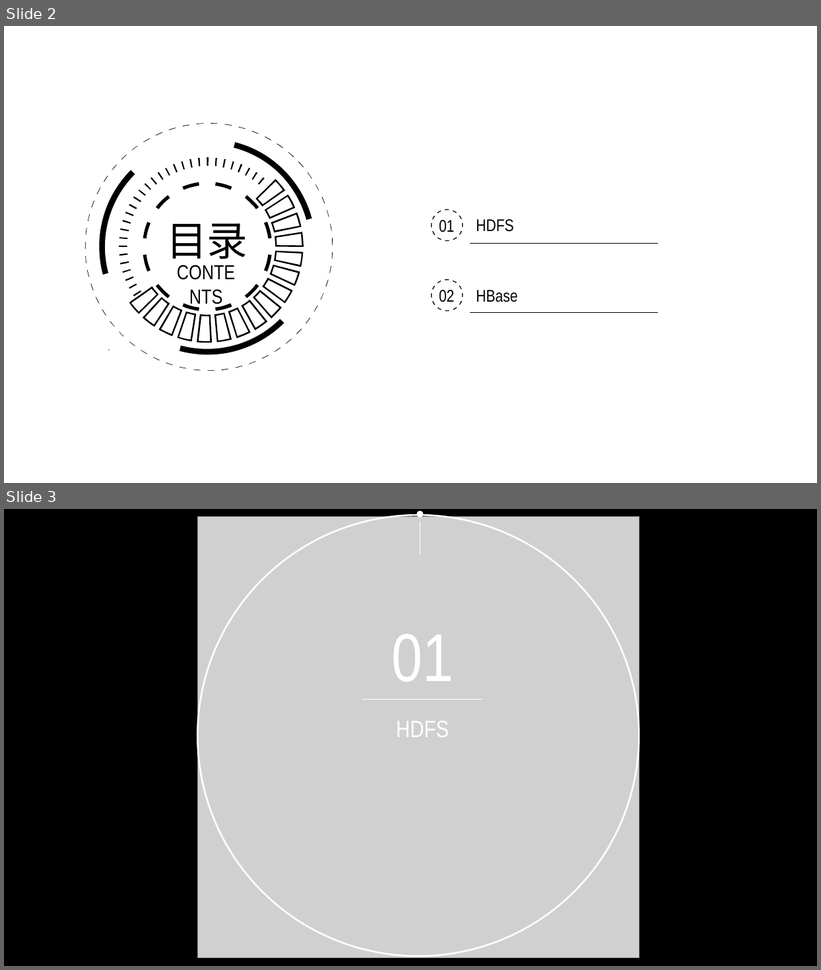
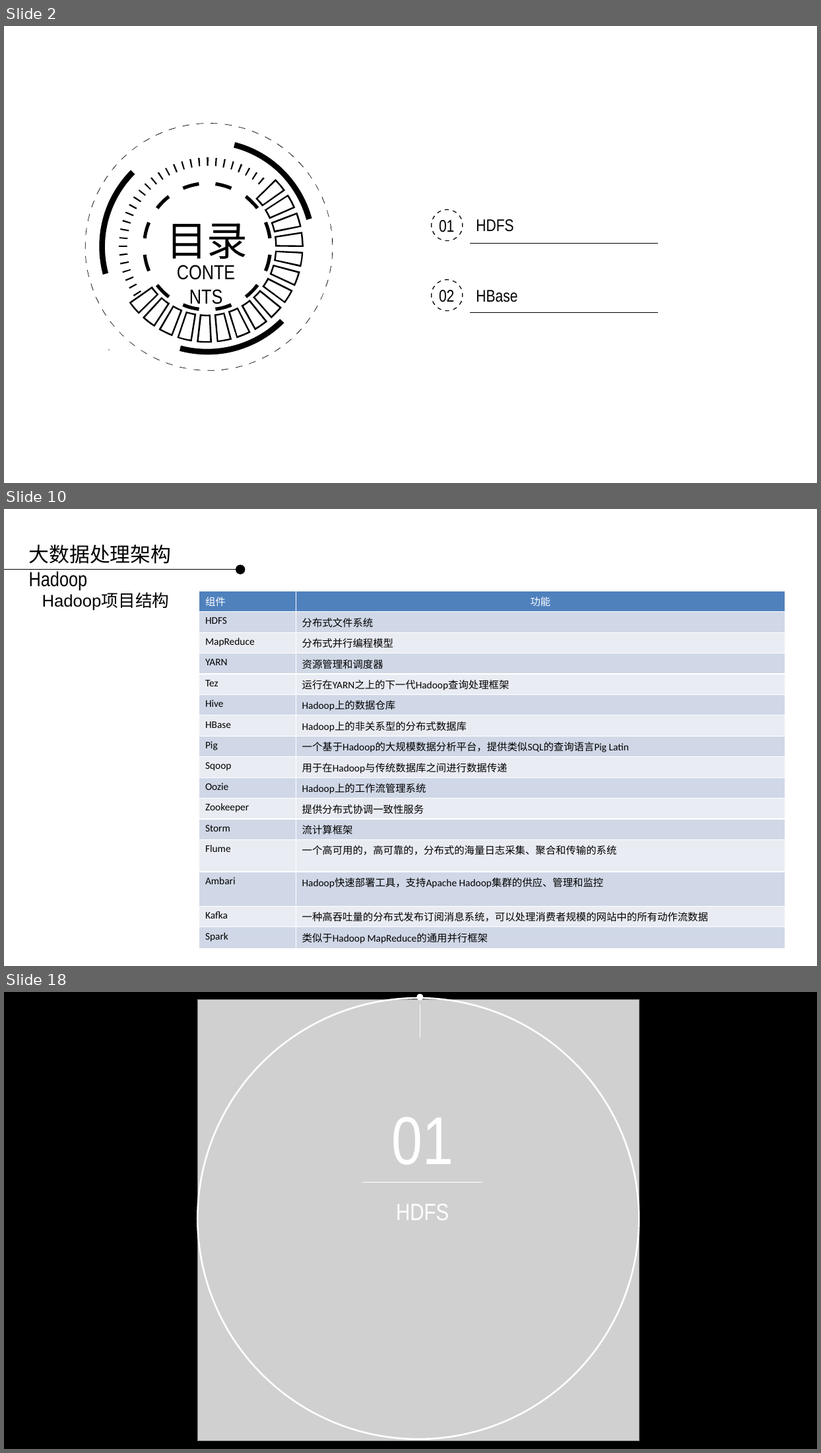
Before and after one commit to applepip/Big_Data, a slide deck: 数据采集系统-清华王宇新/数据采集系统 - 数据存储 第四讲.pptx. Shown one above the other, each under a label of ours: slides 2 and 3 before the commit, slides 2, 10 and 18 after it; the slides between them are not shown. The pictures are 821x970 and 821x1453 pixels, drawn with LibreOffice and Linux fonts; fonts in the diff are those of the drawing; grey boxes stand for pictures; background and template pictures are left out. Boxes give left, top, right and bottom in pixels: in the first picture for what was removed or moved away, otherwise in the second. Text is boxed around its words. In the diff, an @@ line names an element or a change of style, - is before the commit and + after.

```diff
--- a/数据采集系统-清华王宇新/数据采集系统 - 数据存储 第四讲.pptx
+++ b/数据采集系统-清华王宇新/数据采集系统 - 数据存储 第四讲.pptx
@@ slide 10 added at (x1=4, y1=509, x2=817, y2=966), background picture (left out) @@
@@ text added at (x1=29, y1=545, x2=172, y2=590), 24 pt, text #000000 @@
+大数据处理架构Hadoop
@@ ellipse added at (x1=236, y1=565, x2=246, y2=575), fill #000000 @@
@@ line added from (4, 569) to (236, 569), #000000 0.75 pt @@
@@ text added at (x1=42, y1=593, x2=170, y2=611), 20 pt, text #000000 @@
+Hadoop项目结构
@@ table added at (x1=199, y1=591, x2=785, y2=949), 16 rows, 2 columns @@
+组件 | 功能
+HDFS | 分布式文件系统
+MapReduce | 分布式并行编程模型
+YARN | 资源管理和调度器
+Tez | 运行在YARN之上的下一代Hadoop查询处理框架
+Hive | Hadoop上的数据仓库
+HBase | Hadoop上的非关系型的分布式数据库
+Pig | 一个基于Hadoop的大规模数据分析平台，提供类似SQL的查询语言Pig Latin
+Sqoop | 用于在Hadoop与传统数据库之间进行数据传递
+Oozie | Hadoop上的工作流管理系统
+Zookeeper | 提供分布式协调一致性服务
+Storm | 流计算框架
+Flume | 一个高可用的，高可靠的，分布式的海量日志采集、聚合和传输的系统
+Ambari | Hadoop快速部署工具，支持Apache Hadoop集群的供应、管理和监控
+Kafka | 一种高吞吐量的分布式发布订阅消息系统，可以处理消费者规模的网站中的所有动作流数据
+Spark | 类似于Hadoop MapReduce的通用并行框架
@@ what was slide 3 is now slide 18 @@
```
Also in this commit, not shown: 14 other slides added, 13 slides removed.
